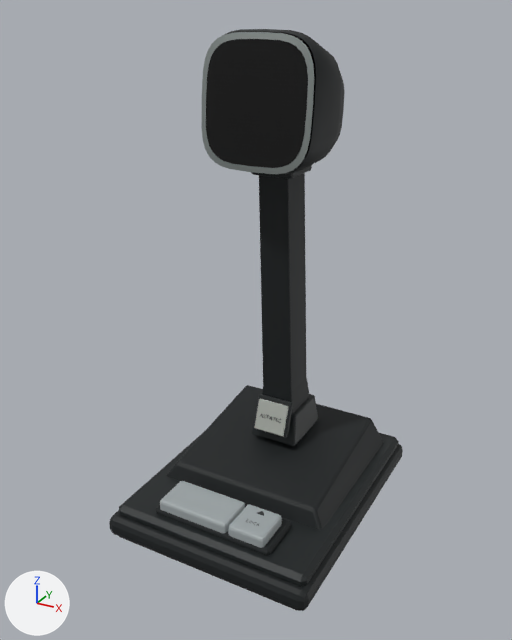
The glTF model assets/microphone/desk_microphone.glb: old version first, new version second.
Rendered twice from a 50 mm lens placed at (0.196, -0.372, 0.324), pointed at (-0.004, -0.009, 0.143). Every picture has the same lights, and +X, +Y and +Z are marked at lower left. The first picture is the older version. Where no turn or scale is listed for an object, it has been applied to the vertices. Vertices at exactly the same position are counted once.

Objects in the first picture: '02 Lower stepped base', '03 Base upper rim', '04 Sloping die-cast pedestal', '05 Recess beneath PTT buttons', '06 Large push-to-talk button', '07 Lock push button', '08 Stem heel', '09 Tapered microphone stem', '10 Head mounting collar', '11 Rounded tapered head shell', '12 Satin grille surround', '13 Perforated microphone grille', '14 Badge black surround', '15 Aluminum nameplate' and 1 more.
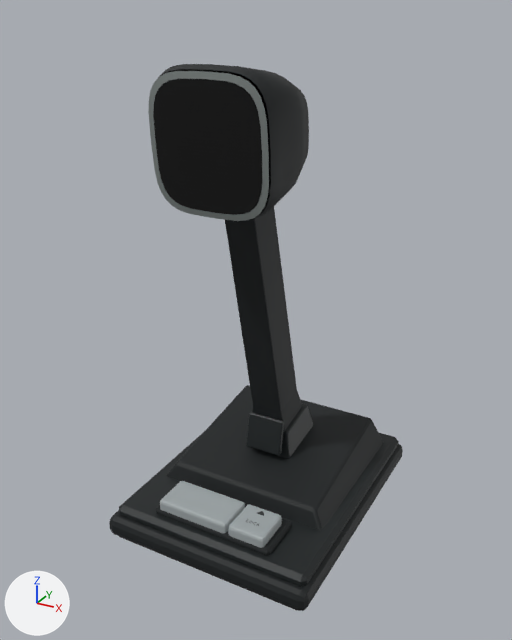
Commit message: Release v2.1.1: update desk microphone from revised Blender model

Where the newer file only moved an object's origin or applied its transform, the numbers keep the older frame.

Location of each change, (x1, y1, x2, y2) in pixels of the pictures (512 x 640 px):
'13 Perforated microphone grille', moved, turned: before (206, 39, 307, 168); after (153, 79, 262, 215)
'09 Tapered microphone stem', moved, turned: before (259, 173, 310, 414); after (225, 207, 302, 431)
'11 Rounded tapered head shell', moved, turned: before (206, 29, 345, 174); after (153, 64, 309, 217)
'12 Satin grille surround', moved, turned: before (201, 32, 314, 174); after (148, 71, 269, 221)
'14 Badge black surround', moved, turned: before (253, 394, 293, 438); after (246, 412, 284, 456)
'08 Stem heel', moved, turned: before (252, 394, 318, 446); after (246, 403, 313, 459)
'10 Head mounting collar', moved, turned (mostly hidden afterwards): before (251, 151, 312, 179); after (257, 176, 271, 204)

Edits to the bpy script that builds the scene:
```text
Change me_cube_006:
    used by ob_10_head_mounting_collar; location = (0.0, 0.016, 0.238)
    remove me_cube_006.from_pydata(...)  # 56 vertices, 108 faces; spans x -0.014..0.014, y -0.015..0.015, z -0.006..0.006
    add me_cube_006.from_pydata(...)  # 56 vertices, 108 faces; spans x -0.014..0.014, y -0.0587..-0.0278, z -0.0176..-0.0011
    me_cube_006 part 1: the whole mesh is turned 10.4 degrees about the x axis through its middle, then moved by (0.0, -0.0432, -0.0093)
Change me_cube_007:
    used by ob_14_badge_black_surround; location = (0.0, 0.008, 0.064)
    remove me_cube_007.from_pydata(...)  # 24 vertices, 44 faces; spans x -0.013..0.013, y -0.0059..0.0059, z -0.0122..0.0122
    add me_cube_007.from_pydata(...)  # 24 vertices, 44 faces; spans x -0.013..0.013, y -0.0156..-0.0078, z -0.0205..0.0046
    me_cube_007 part 2: the whole mesh is turned 10.4 degrees about the x axis through its middle, then moved by (0.0, -0.0117, -0.0079)
Change ob_08_stem_heel:
    ob_08_stem_heel.location: (0.0, 0.0, 0.0) -> (0.0, 0.0, -0.0083)
    ob_08_stem_heel.rotation_euler: (0.0, 0.0, 0.0) -> (0.182, 0.0, 0.0)  # degrees (0, 0, 0) -> degrees (10, 0, 0)
Change ob_09_tapered_microphone_stem:
    ob_09_tapered_microphone_stem.location: (0.0, 0.0, 0.0) -> (0.0, 0.0, -0.0083)
    ob_09_tapered_microphone_stem.rotation_euler: (0.0, 0.0, 0.0) -> (0.182, 0.0, 0.0)  # degrees (0, 0, 0) -> degrees (10, 0, 0)
Change ob_11_rounded_tapered_head_shell:
    ob_11_rounded_tapered_head_shell.location: (0.0, 0.0, 0.0) -> (0.0, 0.0, -0.0083)
    ob_11_rounded_tapered_head_shell.rotation_euler: (0.0, 0.0, 0.0) -> (0.182, 0.0, 0.0)  # degrees (0, 0, 0) -> degrees (10, 0, 0)
Change ob_12_satin_grille_surround:
    ob_12_satin_grille_surround.location: (0.0, 0.0, 0.0) -> (0.0, 0.0, -0.0083)
    ob_12_satin_grille_surround.rotation_euler: (0.0, 0.0, 0.0) -> (0.182, 0.0, 0.0)  # degrees (0, 0, 0) -> degrees (10, 0, 0)
Change ob_13_perforated_microphone_grille:
    ob_13_perforated_microphone_grille.location: (0.0, 0.0, 0.0) -> (0.0, 0.0, -0.0083)
    ob_13_perforated_microphone_grille.rotation_euler: (0.0, 0.0, 0.0) -> (0.182, 0.0, 0.0)  # degrees (0, 0, 0) -> degrees (10, 0, 0)
```
